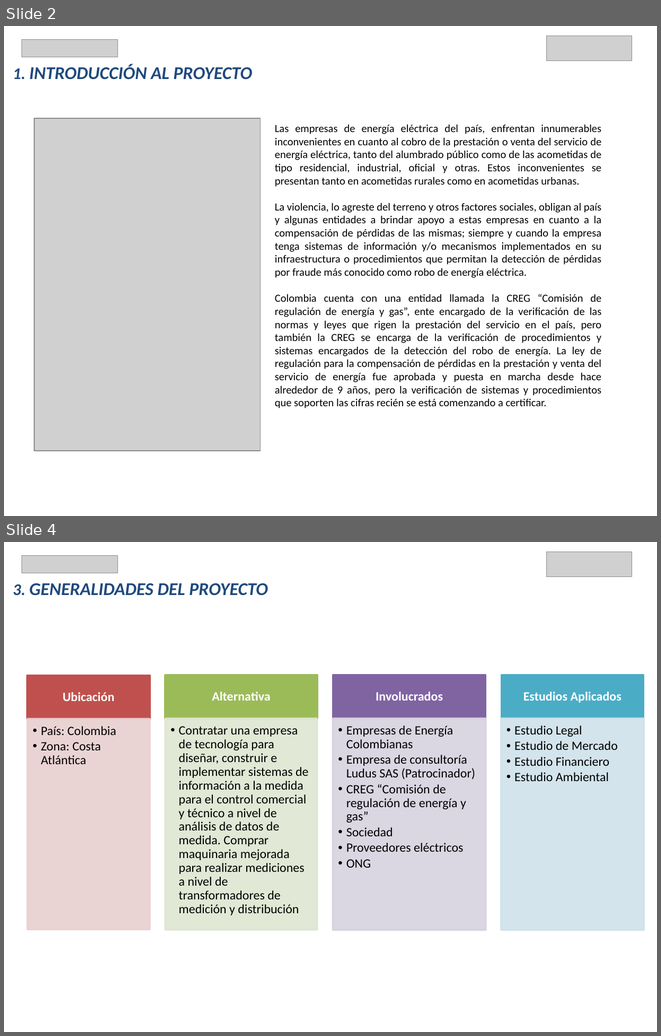
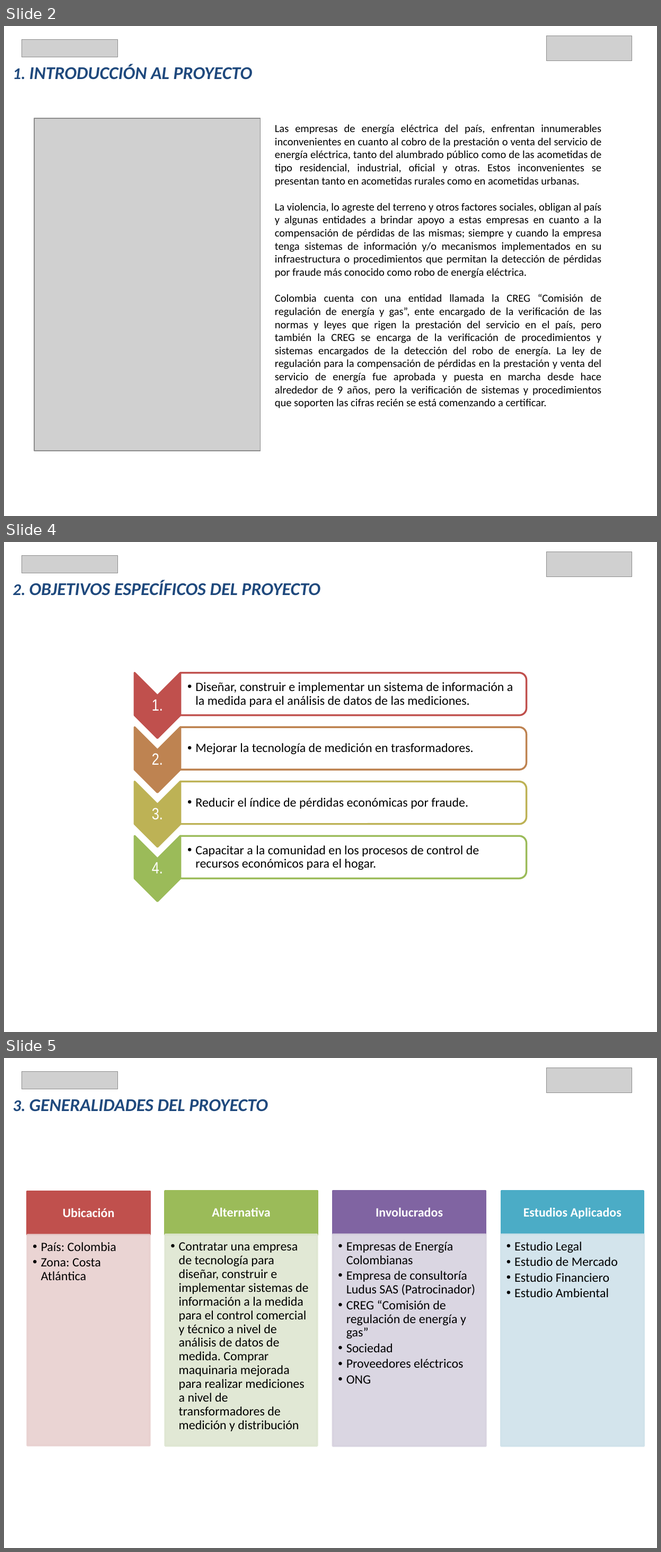
Before and after one commit to JuanCarlosReyesGuerrero/TFG_OBS, a slide deck: PresentacionTFM.pptx. Shown one above the other, each under a label of ours: slides 2 and 4 before the commit, slides 2, 4 and 5 after it; the slides between them are not shown. The pictures are 661x1036 and 661x1552 pixels, drawn with LibreOffice and Linux fonts; fonts in the diff are those of the drawing; grey boxes stand for pictures. Boxes give left, top, right and bottom in pixels: in the first picture for what was removed or moved away, otherwise in the second. Text is boxed around its words. In the diff, an @@ line names an element or a change of style, - is before the commit and + after.

```diff
--- a/PresentacionTFM.pptx
+++ b/PresentacionTFM.pptx
@@ slide 4 added at [4,542,657,1032], background #FFFFFF @@
@@ picture added at [22,556,118,573] @@
@@ picture added at [547,552,632,576] @@
@@ title added at [13,580,320,596], 19.8 pt, text #1F497D, bold, italic @@
+2. OBJETIVOS ESPECÍFICOS DEL PROYECTO
@@ group added at [134,672,526,901]: 8 texts, 4 chevrons, 4 round same rects @@
+1.
+  • Diseñar, construir e implementar un sistema de información a la medida para el análisis de datos de las mediciones.
+2.
+  • Mejorar la tecnología de medición en trasformadores.
+3.
+  • Reducir el índice de pérdidas económicas por fraude.
+4.
+  • Capacitar a la comunidad en los procesos de control de recursos económicos para el hogar.
@@ what was slide 4 is now slide 5 @@
```
Also in this commit, not shown: 2 slides changed, 1 other slide added.
